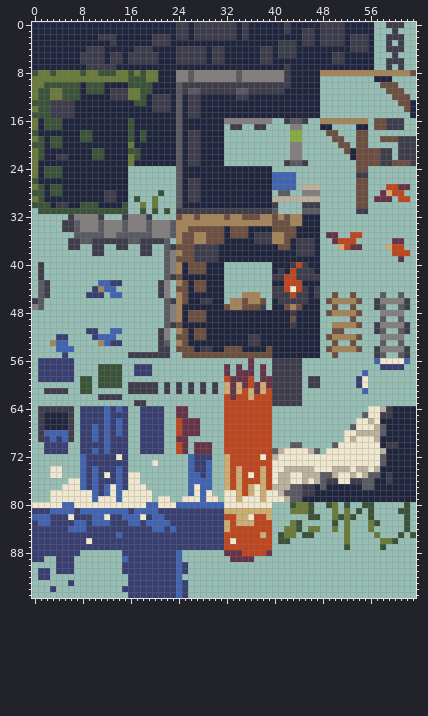
Two states of a sprite sheet, assets/textures/CavesOfGallet.png. Above, as it was before the edit.
The file is 64x96 pixels.
After the commit:
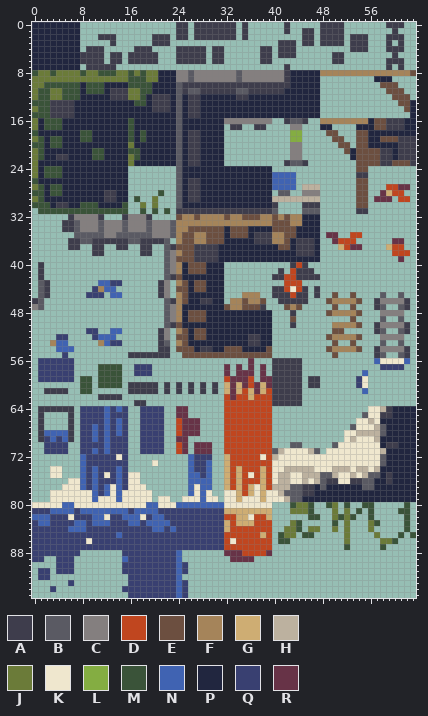
Palette (. is transparent): A #3e3d4c  B #5a5a63  C #847f7f  D #c0461f  E #6c4f40  F #a5845a  G #cead73  H #bcb19f  J #6b7b39  K #efe7ce  L #84ad42  M #3a5339  N #4063b2  P #21263f  Q #394071  R #673347
The edit:
y 0: x 8..23 PPPPPPPPPPPPPPPP -> ................; x 26 P -> .; x 34 P -> .; x 36..41 PPPPPP -> ......; x 43..47 PPPPP -> .....; x 52..56 PPPPP -> .....
y 1: x 8..23 PPPPPPPPPPPPPPPP -> ................; x 26 P -> .; x 34 P -> .; x 36..41 PPPPPP -> ......; x 43..44 PP -> ..; x 47 P -> .; x 52..56 PPPPP -> .....
y 2: x 8..10 PPP -> ...; x 14..19 PPPPPP -> ......; x 23 P -> .; x 26 P -> .; x 34 P -> .; x 36..44 PPPPPPPPP -> .........; x 47 P -> .; x 52 P -> .; x 56 P -> .
y 3: x 8..12 PPPPP -> .....; x 14..19 PPPPPP -> ......; x 23..40 PPPPPPPPPPPPPPPPPP -> ..................; x 44 P -> .; x 47 P -> .; x 52 P -> .; x 56 P -> .
y 4: x 8 P -> .; x 12..16 PPPPP -> .....; x 20..23 PPPP -> ....; x 29 P -> .; x 32..37 PPPPPP -> ......; x 40 P -> .; x 44..52 PPPPPPPPP -> .........; x 56 P -> .
y 5: x 12 P -> .; x 15 P -> .; x 21..23 PPP -> ...; x 29 P -> .; x 32..37 PPPPPP -> ......; x 40 P -> .; x 44..49 PPPPPP -> ......; x 52..56 PPPPP -> .....
y 6: x 12 P -> .; x 15 P -> .; x 21..23 PPP -> ...; x 29 P -> .; x 32..37 PPPPPP -> ......; x 40..49 PPPPPPPPPP -> ..........; x 52..56 PPPPP -> .....
y 7: x 8 P -> .; x 14..41 PPPPPPPPPPPPPPPPPPPPPPPPPPPP -> ............................; x 43..56 PPPPPPPPPPPPPP -> ..............
y 16..17: x 56 . -> P; x 62..63 .. -> PP
y 18: x 56..63 ........ -> PPPPPPPP
y 19: x 56..57 .. -> PP
y 20: x 56..60 ..... -> PPPPP
y 21..22: x 60 . -> P
y 40: x 40..42 PPP -> ...; x 46..47 PP -> ..
y 41: x 40 P -> .; x 42 P -> .; x 47 P -> .
y 43: x 40..41 PP -> ..; x 45..47 PPP -> ...
y 44..45: x 46 P -> .
y 46: x 40 P -> .; x 46..47 PP -> ..
y 47: x 40..41 PP -> ..; x 45..47 PPP -> ...
y 48..50: x 40..42 PPP -> ...; x 44..47 PPPP -> ....
y 51..55: x 40..47 PPPPPPPP -> ........
y 65..67: x 2..5 PPPP -> ....
Boxes around the changes in both pictures, in picture pixels (x1, y1, x2, y2):
erased: (80, 22, 374, 70)
added: (368, 118, 416, 160)
erased: (272, 262, 320, 358)
erased: (44, 412, 68, 430)
